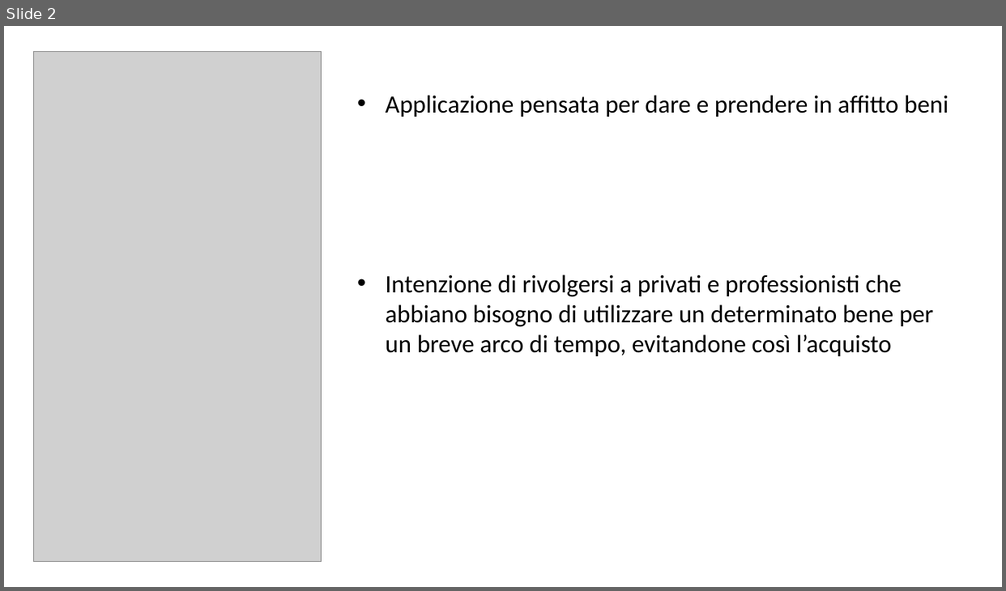
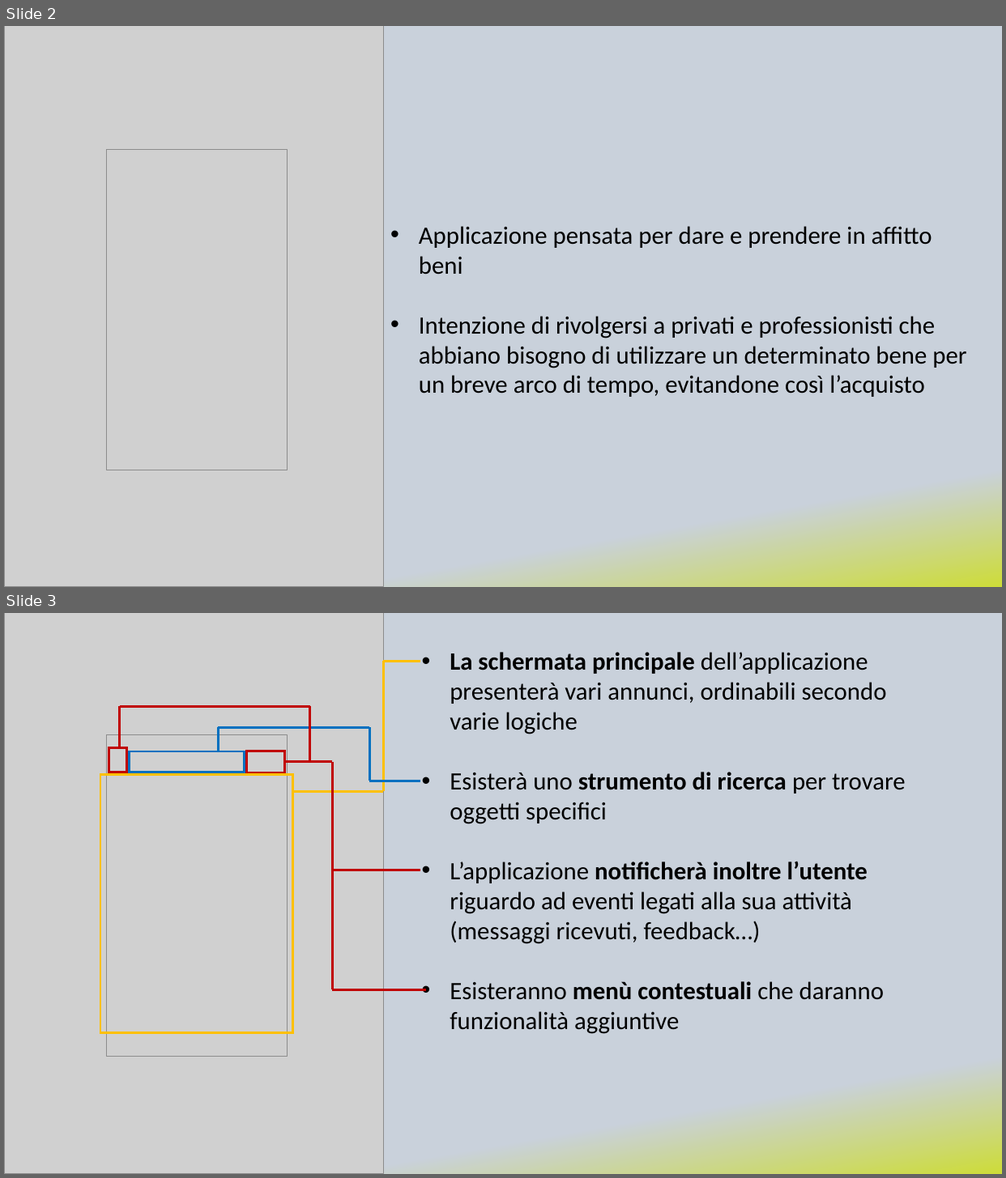
Before and after one commit to Dr-Dd/RentIT, a slide deck: mockup/presentazione.pptx. Shown one above the other, each under a label of ours: slide 2 before the commit, slides 2 and 3 after it. The pictures are 1006x591 and 1006x1178 pixels, drawn with LibreOffice and Linux fonts; fonts in the diff are those of the drawing; grey boxes stand for pictures. Boxes give left, top, right and bottom in pixels: in the first picture for what was removed or moved away, otherwise in the second. Text is boxed around its words. In the diff, an @@ line names an element or a change of style, - is before the commit and + after.

```diff
--- a/mockup/presentazione.pptx
+++ b/mockup/presentazione.pptx
@@ slide 3 added at box(4, 613, 1002, 1174), background gradient #C9D1DB to #CDDC39 @@
@@ picture added at box(4, 613, 384, 1174) @@
@@ line added from (384, 791) to (384, 661), #FFC000 2.25 pt @@
@@ text added at box(450, 652, 905, 1034), 24 pt, text #000000 @@
+• La schermata principale dell’applicazione presenterà vari annunci, ordinabili secondo varie logiche
+• Esisterà uno strumento di ricerca per trovare oggetti specifici
+• L’applicazione notificherà inoltre l’utente riguardo ad eventi legati alla sua attività (messaggi ricevuti, feedback…)
+• Esisteranno menù contestuali che daranno funzionalità aggiuntive
@@ line added from (384, 662) to (420, 662), #FFC000 2.25 pt @@
@@ line added from (310, 707) to (120, 707), #C00000 2.25 pt @@
@@ line added from (120, 707) to (120, 747), #C00000 2.25 pt @@
@@ line added from (310, 707) to (310, 762), #C00000 2.25 pt @@
@@ line added from (218, 752) to (218, 727), #0070C0 2.25 pt @@
@@ line added from (369, 727) to (218, 727), #0070C0 2.25 pt @@
@@ line added from (369, 727) to (369, 781), #0070C0 2.25 pt @@
@@ picture added at box(107, 735, 288, 1057) @@
@@ rectangle added at box(108, 747, 127, 772), outline #C00000 2.25 pt @@
@@ rectangle added at box(130, 752, 245, 773), outline #0070C0 2.25 pt @@
@@ rectangle added at box(246, 751, 285, 773), outline #C00000 2.25 pt @@
@@ rectangle added at box(100, 775, 293, 1033), outline #FFC000 2.25 pt @@
@@ line added from (285, 762) to (333, 762), #C00000 2.25 pt @@
@@ line added from (333, 762) to (333, 990), #C00000 2.25 pt @@
@@ line added from (420, 781) to (369, 781), #0070C0 2.25 pt @@
@@ line added from (293, 791) to (384, 791), #FFC000 2.25 pt @@
@@ line added from (420, 870) to (333, 870), #C00000 2.25 pt @@
@@ line added from (426, 990) to (333, 990), #C00000 2.25 pt @@
@@ slide 2 changed as well @@
@@ background #FFFFFF to gradient #C9D1DB to #CDDC39 @@
@@ picture added at box(4, 26, 384, 587) @@
@@ picture: place and size @@
-picture at box(34, 51, 322, 562)
+picture at box(107, 149, 287, 470)
@@ text "Applicazione pensata per dare e ..." rewrapped from box(386, 95, 948, 356) to box(419, 226, 966, 397) @@
```
Also in this commit, not shown: 3 other slides added, 4 slides removed, 5 other files.
